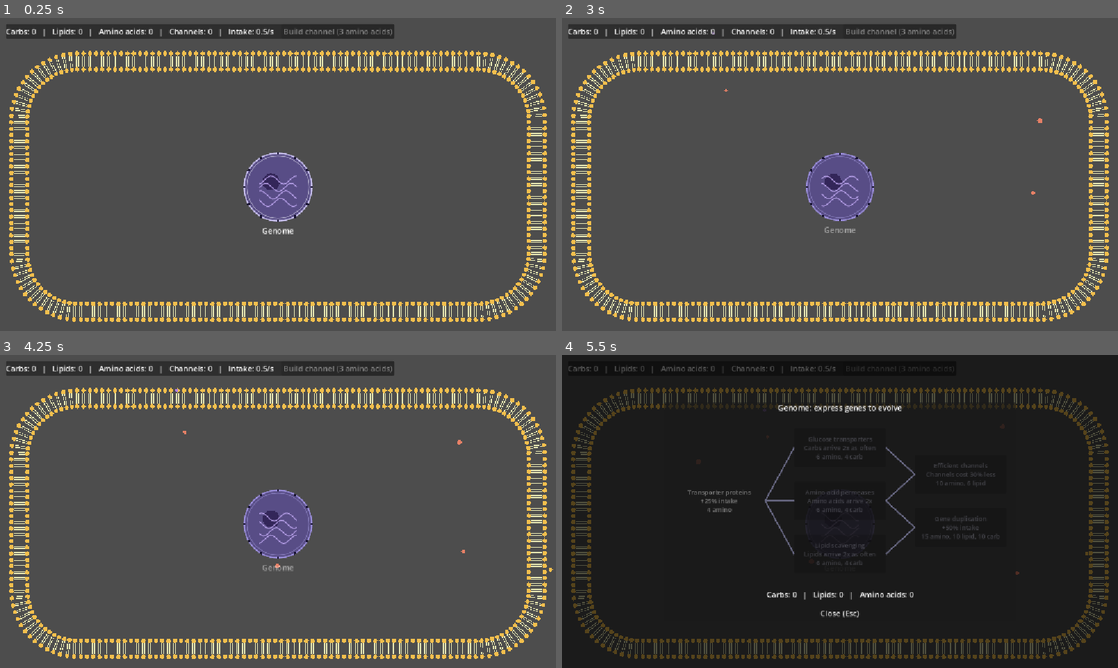
Above: before the commit, frames 1-4 (two rows, left to right).
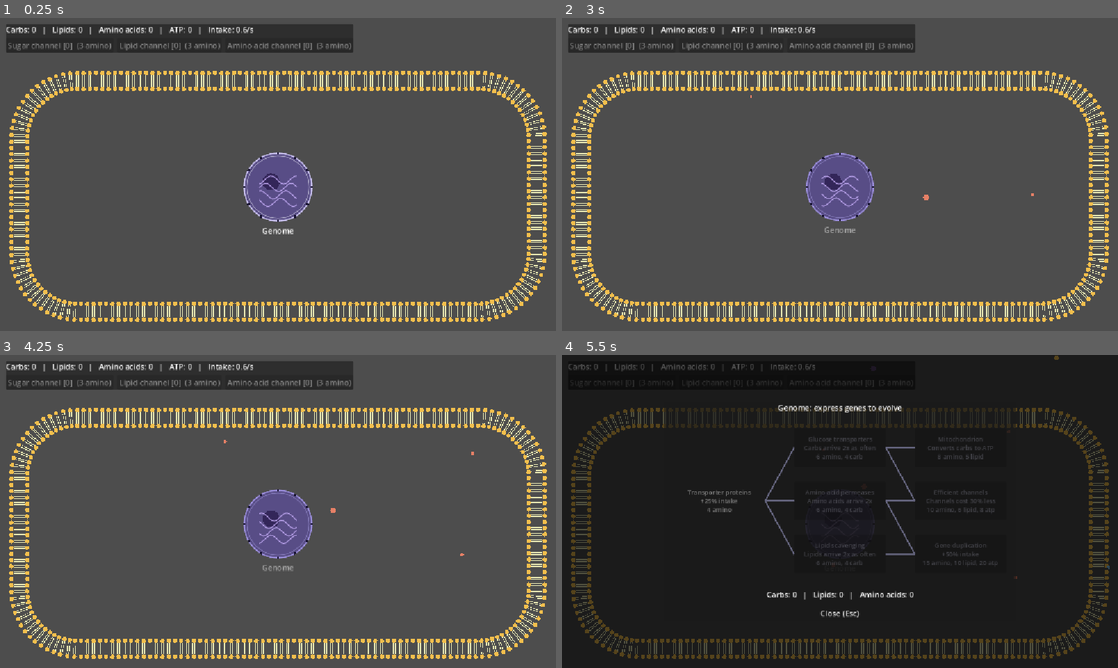
Above: after the commit, the same moments.

Repository: DanHollard/life_of_a_cell
Game: Godot game, scene res://main.tscn
Two runs of this game, one before a commit and one after it. Both use one fixed random seed, a clock stepped at 60 frames per second and the inputs below.
Inputs (mouse positions are in pixels of both pictures, inside the frame that each line leads up to):
- Up to frame 1 (0.25 s): no input
- Up to frame 2 (3 s): move the mouse to (962, 158) at 0.52 s; click (962, 158) at 0.67 s; move the mouse to (728, 190) at 1.27 s; hold A 1.28-2.03 s; move the mouse to (895, 105) at 2.02 s; move the mouse to (812, 237) at 2.77 s; click (812, 237) at 2.92 s
- Up to frame 3 (4.25 s): move the mouse to (444, 558) at 3.52 s; hold A from 3.53 s (still down)
- Up to frame 4 (5.5 s): keep holding A; move the mouse to (673, 464) at 4.27 s; move the mouse to (867, 511) at 5.02 s; click (867, 511) at 5.17 s

The runs differ from the first frame. In frame 1, 8.6% of the frame differs, in the area x 1-99%, y 2-98%; in frame 2, 8.7%; in frame 3, 8.7%, in the area x 1-100%, y 2-98%; in frame 4, 4.9%.

Commit message:
Add channels, genome tree and mitochondria

Diff:
--- a/game.gd
+++ b/game.gd
@@ -1,13 +1,23 @@
 extends Node
 
 signal changed
+signal channels_changed
 
-const BASE_INTAKE := 0.5
-const PER_CHANNEL := 0.5
+const BASE_LEAK := 0.2      # molecules/sec of each type leaking through the plain membrane
+const PER_CHANNEL := 0.5    # molecules/sec added by each channel of that type
+const CONVERT_RATE := 0.5   # carbs/sec converted by each mitochondrion
+const ATP_PER_CARB := 3
+const CARB_RESERVE := 5     # mitochondria leave this many carbs for gene costs
+const TYPES := ["carb", "lipid", "amino"]
+const NAMES := {"carb": "Sugar", "lipid": "Lipid", "amino": "Amino acid"}
 
-var stock = {"carb": 0, "lipid": 0, "amino": 0}
-var channels := 0
+var stock = {"carb": 0, "lipid": 0, "amino": 0, "atp": 0}
+var channel_count = {"carb": 0, "lipid": 0, "amino": 0}
+var channel_list: Array = []   # each entry: {"type", "frac", "timer"}
 var unlocked: Dictionary = {}
+
+var mitochondria := 0
+var mito_timer := 0.0
 
 var intake_mult := 1.0
 var weights = {"carb": 1.0, "lipid": 1.0, "amino": 1.0}
@@ -22,11 +32,26 @@
 		"cost": {"amino": 6, "carb": 4}, "needs": ["transporters"], "pos": Vector2(1, 1)},
 	"scavenge": {"name": "Lipid scavenging", "effect": "Lipids arrive 2x as often",
 		"cost": {"amino": 6, "carb": 4}, "needs": ["transporters"], "pos": Vector2(1, 2)},
+	"mitochondrion": {"name": "Mitochondrion", "effect": "Converts carbs to ATP",
+		"cost": {"amino": 8, "lipid": 5}, "needs": ["glucose"], "pos": Vector2(2, 0)},
 	"efficient": {"name": "Efficient channels", "effect": "Channels cost 30% less",
-		"cost": {"amino": 10, "lipid": 6}, "needs": ["glucose", "permease"], "pos": Vector2(2, 0.5)},
+		"cost": {"amino": 10, "lipid": 6, "atp": 8}, "needs": ["glucose", "permease"], "pos": Vector2(2, 1)},
 	"duplication": {"name": "Gene duplication", "effect": "+50% intake",
-		"cost": {"amino": 15, "lipid": 10, "carb": 10}, "needs": ["permease", "scavenge"], "pos": Vector2(2, 1.5)},
+		"cost": {"amino": 15, "lipid": 10, "atp": 20}, "needs": ["permease", "scavenge"], "pos": Vector2(2, 2)},
 }
+
+func _process(delta: float) -> void:
+	if mitochondria <= 0:
+		return
+	mito_timer += delta
+	var interval = 1.0 / (CONVERT_RATE * mitochondria)
+	while mito_timer >= interval and stock.carb > CARB_RESERVE:
+		mito_timer -= interval
+		stock.carb -= 1
+		stock.atp += ATP_PER_CARB
+		changed.emit()
+	if stock.carb <= CARB_RESERVE:
+		mito_timer = 0.0
 
 func add(type: String, amount: int = 1) -> void:
 	stock[type] += amount
@@ -55,22 +80,50 @@
 		"glucose": weights.carb *= 2.0
 		"permease": weights.amino *= 2.0
 		"scavenge": weights.lipid *= 2.0
+		"mitochondrion": mitochondria = 1
 		"efficient": channel_discount = 0.3
 		"duplication": intake_mult *= 1.5
 	changed.emit()
 
-func channel_cost() -> int:
-	return int(round((3 + channels * 2) * (1.0 - channel_discount)))
+func mito_cost() -> Dictionary:
+	return {"amino": 6, "lipid": 4 + 3 * (mitochondria - 1)}
+
+func build_mitochondrion() -> void:
+	if mitochondria < 1:
+		return
+	var cost = mito_cost()
+	if not can_afford(cost):
+		return
+	for k in cost:
+		stock[k] -= cost[k]
+	mitochondria += 1
+	changed.emit()
+
+func total_channels() -> int:
+	return channel_list.size()
+
+func channel_cost(type: String) -> int:
+	return int(round((3 + channel_count[type] * 2) * (1.0 - channel_discount)))
+
+func type_rate(type: String) -> float:
+	return (BASE_LEAK + channel_count[type] * PER_CHANNEL) * intake_mult * weights[type]
 
 func intake_rate() -> float:
-	return (BASE_INTAKE + channels * PER_CHANNEL) * intake_mult
+	var total := 0.0
+	for k in TYPES:
+		total += type_rate(k)
+	return total
 
-func build_channel() -> void:
-	var c = channel_cost()
-	if stock.amino >= c:
-		stock.amino -= c
-		channels += 1
-		changed.emit()
+func build_channel(type: String) -> void:
+	var c = channel_cost(type)
+	if stock.amino < c:
+		return
+	stock.amino -= c
+	var n = channel_list.size()
+	channel_list.append({"type": type, "frac": fmod(0.05 + n * 0.618034, 1.0), "timer": 0.0})
+	channel_count[type] += 1
+	channels_changed.emit()
+	changed.emit()
 
 func random_type() -> String:
 	var total = 0.0
--- a/main.tscn
+++ b/main.tscn
@@ -4,6 +4,7 @@
 [ext_resource type="Script" uid="uid://bhkeda50qpv53" path="res://membrane.gd" id="2_h2yge"]
 [ext_resource type="Script" uid="uid://bnnmefklvhfa6" path="res://traffic.gd" id="3_h2yge"]
 [ext_resource type="Script" uid="uid://dp2mr0g35fdgs" path="res://nucleus.gd" id="4_1bvp3"]
+[ext_resource type="Script" uid="uid://ba7dt5ipvxpcs" path="res://organelles.gd" id="4_lquwl"]
 
 [node name="Main" type="Node2D" unique_id=956508114]
 script = ExtResource("1_lquwl")
@@ -11,9 +12,13 @@
 [node name="Membrane" type="Node2D" parent="." unique_id=619354524]
 script = ExtResource("2_h2yge")
 
-[node name="Traffic" type="Node2D" parent="." unique_id=1268995546]
-script = ExtResource("3_h2yge")
-
 [node name="Nucleus" type="Node2D" parent="." unique_id=1256955659]
 position = Vector2(576, 350)
 script = ExtResource("4_1bvp3")
+
+[node name="Organelles" type="Node2D" parent="." unique_id=163261130]
+position = Vector2(576, 370)
+script = ExtResource("4_lquwl")
+
+[node name="Traffic" type="Node2D" parent="." unique_id=1268995546]
+script = ExtResource("3_h2yge")
--- a/membrane.gd
+++ b/membrane.gd
@@ -1,39 +1,72 @@
 extends Node2D
 
 @export var margin: float = 40.0
-@export var margin_top: float = 90.0
+@export var margin_top: float = 130.0
 @export var corner_radius: float = 120.0
 @export var spacing: float = 13.0
 @export var head_radius: float = 4.5
 @export var tail_length: float = 12.0
 @export var tail_gap: float = 2.0
 @export var tail_width: float = 1.5
+@export var hole_radius: float = 14.0
 @export var head_color: Color = Color(0.95, 0.75, 0.3)
 @export var tail_color: Color = Color(0.9, 0.9, 0.7)
 
-func _draw():
+const CHANNEL_COLORS = {
+	"carb": Color(0.5, 0.8, 1.0),
+	"lipid": Color(0.95, 0.75, 0.3),
+	"amino": Color(0.7, 0.5, 0.9),
+}
+
+func _ready() -> void:
+	Game.channels_changed.connect(queue_redraw)
+
+func params() -> Dictionary:
 	var screen = get_viewport_rect().size
 	var x0 = margin
 	var y0 = margin_top
 	var x1 = screen.x - margin
 	var y1 = screen.y - margin
 	var r = corner_radius
+	var sw = (x1 - x0) - 2.0 * r
+	var sh = (y1 - y0) - 2.0 * r
+	var arc = PI * r / 2.0
+	var perimeter = 2.0 * sw + 2.0 * sh + 4.0 * arc
+	return {"x0": x0, "y0": y0, "x1": x1, "y1": y1, "r": r, "sw": sw, "sh": sh, "arc": arc, "perimeter": perimeter}
+
+# frac runs 0..1 clockwise round the membrane. Returns [position, outward normal].
+func border_point(frac: float) -> Array:
+	var q = params()
+	return point_on_border(frac * q.perimeter, q.x0, q.y0, q.x1, q.y1, q.r, q.sw, q.sh, q.arc)
+
+func _draw() -> void:
+	var q = params()
 	var d = head_radius + tail_length
 
-	var straight_w = (x1 - x0) - 2.0 * r
-	var straight_h = (y1 - y0) - 2.0 * r
-	var arc = PI * r / 2.0
-	var perimeter = 2.0 * straight_w + 2.0 * straight_h + 4.0 * arc
+	var holes: Array = []
+	for ch in Game.channel_list:
+		holes.append(border_point(ch.frac)[0])
 
-	var n = int(round(perimeter / spacing))
-	var step = perimeter / n
+	var n = int(round(q.perimeter / spacing))
+	var step = q.perimeter / n
 
 	for i in n:
-		var p = point_on_border(i * step, x0, y0, x1, y1, r, straight_w, straight_h, arc)
+		var p = point_on_border(i * step, q.x0, q.y0, q.x1, q.y1, q.r, q.sw, q.sh, q.arc)
 		var pos: Vector2 = p[0]
 		var normal: Vector2 = p[1]
+		var skip := false
+		for h in holes:
+			if pos.distance_to(h) < hole_radius:
+				skip = true
+				break
+		if skip:
+			continue
 		draw_lipid(pos + normal * d, -normal)
 		draw_lipid(pos - normal * d, normal)
+
+	for ch in Game.channel_list:
+		var bp = border_point(ch.frac)
+		draw_channel(bp[0], bp[1], CHANNEL_COLORS[ch.type])
 
 func point_on_border(s, x0, y0, x1, y1, r, sw, sh, arc) -> Array:
 	if s < sw:
@@ -63,10 +96,43 @@
 	var n = Vector2.from_angle(PI + s / r)
 	return [Vector2(x0 + r, y0 + r) + n * r, n]
 
-func draw_lipid(head_pos: Vector2, tail_dir: Vector2):
+func draw_lipid(head_pos: Vector2, tail_dir: Vector2) -> void:
 	draw_circle(head_pos, head_radius, head_color)
 	var side = tail_dir.orthogonal() * tail_gap
 	var start = head_pos + tail_dir * head_radius
 	var end = start + tail_dir * tail_length
 	draw_line(start + side, end + side, tail_color, tail_width)
 	draw_line(start - side, end - side, tail_color, tail_width)
+
+# A transmembrane protein: two blocks with a dark pore between them.
+func draw_channel(pos: Vector2, normal: Vector2, color: Color) -> void:
+	var tangent = normal.orthogonal()
+	var half_len = head_radius + tail_length + head_radius + 2.0
+	var half_w = 11.0
+	var pore = 3.0
+
+	var left := PackedVector2Array([
+		pos - tangent * half_w - normal * half_len,
+		pos - tangent * pore - normal * half_len,
+		pos - tangent * pore + normal * half_len,
+		pos - tangent * half_w + normal * half_len,
+	])
+	var right := PackedVector2Array([
+		pos + tangent * pore - normal * half_len,
+		pos + tangent * half_w - normal * half_len,
+		pos + tangent * half_w + normal * half_len,
+		pos + tangent * pore + normal * half_len,
+	])
+	var gap := PackedVector2Array([
+		pos - tangent * pore - normal * half_len,
+		pos + tangent * pore - normal * half_len,
+		pos + tangent * pore + normal * half_len,
+		pos - tangent * pore + normal * half_len,
+	])
+	draw_colored_polygon(gap, Color(0.04, 0.07, 0.1))
+	draw_colored_polygon(left, color)
+	draw_colored_polygon(right, color)
+
+	for sx in [-1.0, 1.0]:
+		for sy in [-1.0, 1.0]:
+			draw_circle(pos + tangent * sx * 7.0 + normal * sy * half_len, 5.0, color)
--- /dev/null
+++ b/organelles.gd
@@ -0,0 +1,36 @@
+extends Node2D
+
+
+var t := 0.0
+
+func _process(delta: float) -> void:
+	t += delta
+	queue_redraw()
+
+func _draw() -> void:
+	for n in Game.mitochondria:
+		var angle = n * 2.39996   # golden angle, so they spread out evenly
+		var dist = minf(120.0 + 22.0 * sqrt(float(n)), 190.0)
+		var center = Vector2(cos(angle), sin(angle)) * dist
+		center += Vector2(sin(t * 0.7 + n * 1.7), cos(t * 0.6 + n * 2.3)) * 4.0
+		var rot = angle + PI / 2.0 + sin(t * 0.4 + n) * 0.3
+		draw_mitochondrion(center, rot)
+
+func ellipse_points(center: Vector2, rx: float, ry: float, rot: float) -> PackedVector2Array:
+	var pts := PackedVector2Array()
+	for i in 28:
+		var a = i * TAU / 28.0
+		pts.append(center + Vector2(cos(a) * rx, sin(a) * ry).rotated(rot))
+	return pts
+
+func draw_mitochondrion(center: Vector2, rot: float) -> void:
+	draw_colored_polygon(ellipse_points(center, 30.0, 15.0, rot), Color(0.75, 0.25, 0.45))
+	draw_colored_polygon(ellipse_points(center, 26.0, 11.5, rot), Color(0.9, 0.5, 0.65))
+	var folds := PackedVector2Array()
+	for i in 7:
+		var x = -20.0 + i * (40.0 / 6.0)
+		var y = 7.0
+		if i % 2 == 1:
+			y = -7.0
+		folds.append(center + Vector2(x, y).rotated(rot))
+	draw_polyline(folds, Color(0.65, 0.2, 0.4), 2.0, true)
--- a/traffic.gd
+++ b/traffic.gd
@@ -12,73 +12,123 @@
 }
 
 var particles: Array = []
-var in_timer: float = 0.0
+var leak_timers = {"carb": 0.0, "lipid": 0.0, "amino": 0.0}
 var out_timer: float = 0.0
 var label := Label.new()
-var button := Button.new()
+var buttons := {}
+var mito_button := Button.new()
+var membrane
 
 func _ready() -> void:
+	membrane = get_parent().get_node_or_null("Membrane")
+
 	var hud := CanvasLayer.new()
 	add_child(hud)
 	var panel := PanelContainer.new()
 	panel.position = Vector2(12, 12)
 	hud.add_child(panel)
+	var col := VBoxContainer.new()
+	col.add_theme_constant_override("separation", 6)
+	panel.add_child(col)
+	col.add_child(label)
 	var row := HBoxContainer.new()
-	row.add_theme_constant_override("separation", 16)
-	panel.add_child(row)
-	label.vertical_alignment = VERTICAL_ALIGNMENT_CENTER
-	row.add_child(label)
-	button.pressed.connect(Game.build_channel)
-	row.add_child(button)
+	row.add_theme_constant_override("separation", 8)
+	col.add_child(row)
+	for type in Game.TYPES:
+		var b := Button.new()
+		b.pressed.connect(Game.build_channel.bind(type))
+		row.add_child(b)
+		buttons[type] = b
+	mito_button.pressed.connect(Game.build_mitochondrion)
+	row.add_child(mito_button)
+
+func cost_text(cost: Dictionary) -> String:
+	var parts := PackedStringArray()
+	for k in cost:
+		parts.append(str(cost[k]) + " " + str(k))
+	return ", ".join(parts)
 
 func _process(delta: float) -> void:
-	in_timer += delta
+	# molecules leaking through the plain membrane
+	for type in Game.TYPES:
+		leak_timers[type] += delta
+		var leak_interval = 1.0 / (Game.BASE_LEAK * Game.intake_mult * Game.weights[type])
+		while leak_timers[type] >= leak_interval:
+			leak_timers[type] -= leak_interval
+			spawn_leak(type)
+
+	# molecules coming through each channel
+	for ch in Game.channel_list:
+		ch.timer += delta
+		var ch_interval = 1.0 / (Game.PER_CHANNEL * Game.intake_mult * Game.weights[ch.type])
+		while ch.timer >= ch_interval:
+			ch.timer -= ch_interval
+			spawn_from_channel(ch)
+
 	out_timer += delta
-	while in_timer >= 1.0 / Game.intake_rate():
-		in_timer -= 1.0 / Game.intake_rate()
-		spawn(true)
 	while out_timer >= 1.0 / waste_rate:
 		out_timer -= 1.0 / waste_rate
-		spawn(false)
+		spawn_waste()
 
+	# move particles from waypoint to waypoint
 	var bounds = Rect2(Vector2.ZERO, get_viewport_rect().size).grow(20)
 	var alive: Array = []
 	for p in particles:
-		p.pos += p.vel * delta
 		p.age += delta
-		if p.inbound and p.pos.distance_to(p.target) < 8.0:
-			Game.add(p.type)
-			continue
+		var goal: Vector2 = p.waypoints[0]
+		var to_goal: Vector2 = goal - p.pos
+		if to_goal.length() < 8.0:
+			p.waypoints.pop_front()
+			if p.waypoints.is_empty():
+				if p.inbound:
+					Game.add(p.type)
+				continue
+			goal = p.waypoints[0]
+			to_goal = goal - p.pos
+		p.pos += to_goal.normalized() * p.speed * delta
 		if p.age < p.life and bounds.has_point(p.pos):
 			alive.append(p)
 	particles = alive
 
-	label.text = "Carbs: %d   |   Lipids: %d   |   Amino acids: %d   |   Channels: %d   |   Intake: %.1f/s" % [
-		Game.stock.carb, Game.stock.lipid, Game.stock.amino, Game.channels, Game.intake_rate()]
-	button.text = "Build channel (%d amino acids)" % Game.channel_cost()
-	button.disabled = Game.stock.amino < Game.channel_cost()
+	label.text = "Carbs: %d   |   Lipids: %d   |   Amino acids: %d   |   ATP: %d   |   Intake: %.1f/s" % [
+		Game.stock.carb, Game.stock.lipid, Game.stock.amino, Game.stock.atp, Game.intake_rate()]
+	for type in Game.TYPES:
+		var cost = Game.channel_cost(type)
+		buttons[type].text = "%s channel [%d]  (%d amino)" % [Game.NAMES[type], Game.channel_count[type], cost]
+		buttons[type].disabled = Game.stock.amino < cost
+
+	mito_button.visible = Game.mitochondria > 0
+	var mc = Game.mito_cost()
+	mito_button.text = "Mitochondrion [%d]  (%s)" % [Game.mitochondria, cost_text(mc)]
+	mito_button.disabled = not Game.can_afford(mc)
 	queue_redraw()
 
-func spawn(inbound: bool) -> void:
+func spawn_leak(type: String) -> void:
 	var screen = get_viewport_rect().size
-	var start: Vector2
-	var target: Vector2
-	var type = ""
+	add_particle(random_edge_point(screen), [random_inner_point(screen)], true, type)
+
+func spawn_from_channel(ch: Dictionary) -> void:
+	if membrane == null:
+		spawn_leak(ch.type)
+		return
+	var screen = get_viewport_rect().size
+	var bp = membrane.border_point(ch.frac)
+	var pos: Vector2 = bp[0]
+	var normal: Vector2 = bp[1]
+	add_particle(pos + normal * 32.0, [pos - normal * 28.0, random_inner_point(screen)], true, ch.type)
+
+func spawn_waste() -> void:
+	var screen = get_viewport_rect().size
+	add_particle(random_inner_point(screen), [random_edge_point(screen)], false, "")
+
+func add_particle(start: Vector2, waypoints: Array, inbound: bool, type: String) -> void:
 	var color = out_color
 	if inbound:
-		start = random_edge_point(screen)
-		target = random_inner_point(screen)
-		type = Game.random_type()
 		color = COLORS[type]
-	else:
-		start = random_inner_point(screen)
-		target = random_edge_point(screen)
-	var vel = (target - start).normalized() * speed * randf_range(0.7, 1.3)
 	particles.append({
-		"pos": start, "vel": vel, "target": target,
+		"pos": start, "waypoints": waypoints, "speed": speed * randf_range(0.7, 1.3),
 		"radius": randf_range(3.0, 6.0), "color": color,
-		"inbound": inbound, "type": type,
-		"age": 0.0, "life": 60.0,
+		"inbound": inbound, "type": type, "age": 0.0, "life": 60.0,
 	})
 
 func random_edge_point(screen: Vector2) -> Vector2:
Not shown, added: organelles.gd.uid
Not shown, added: .gitignore
